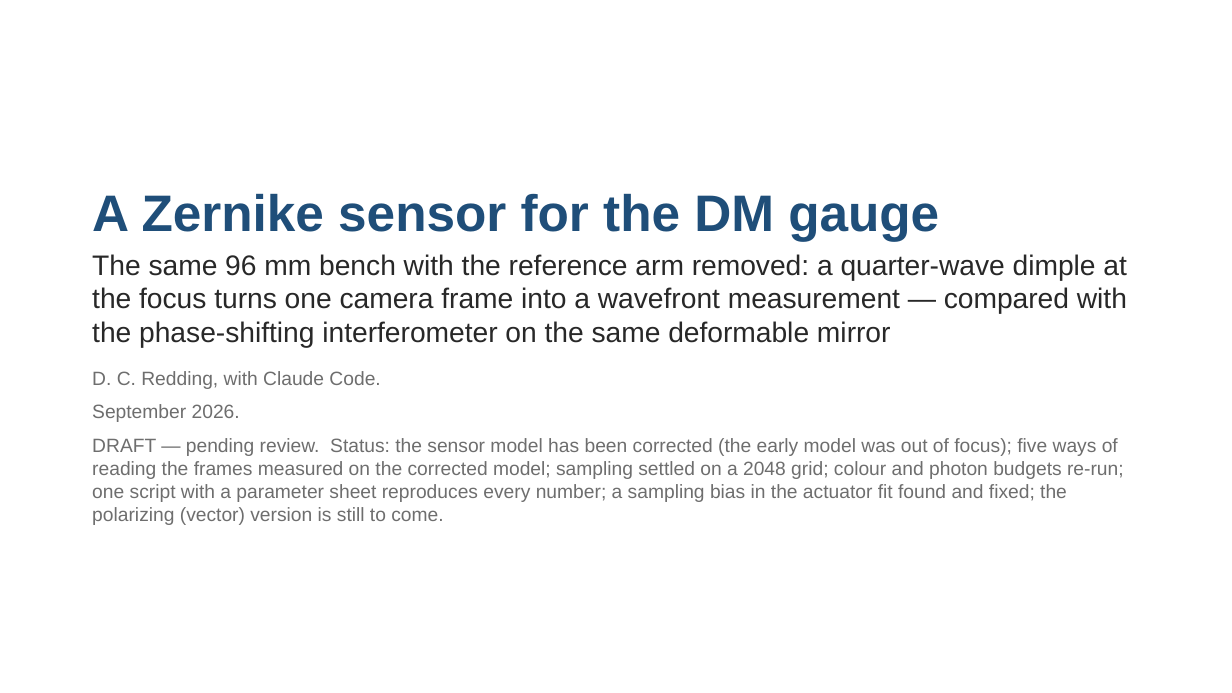
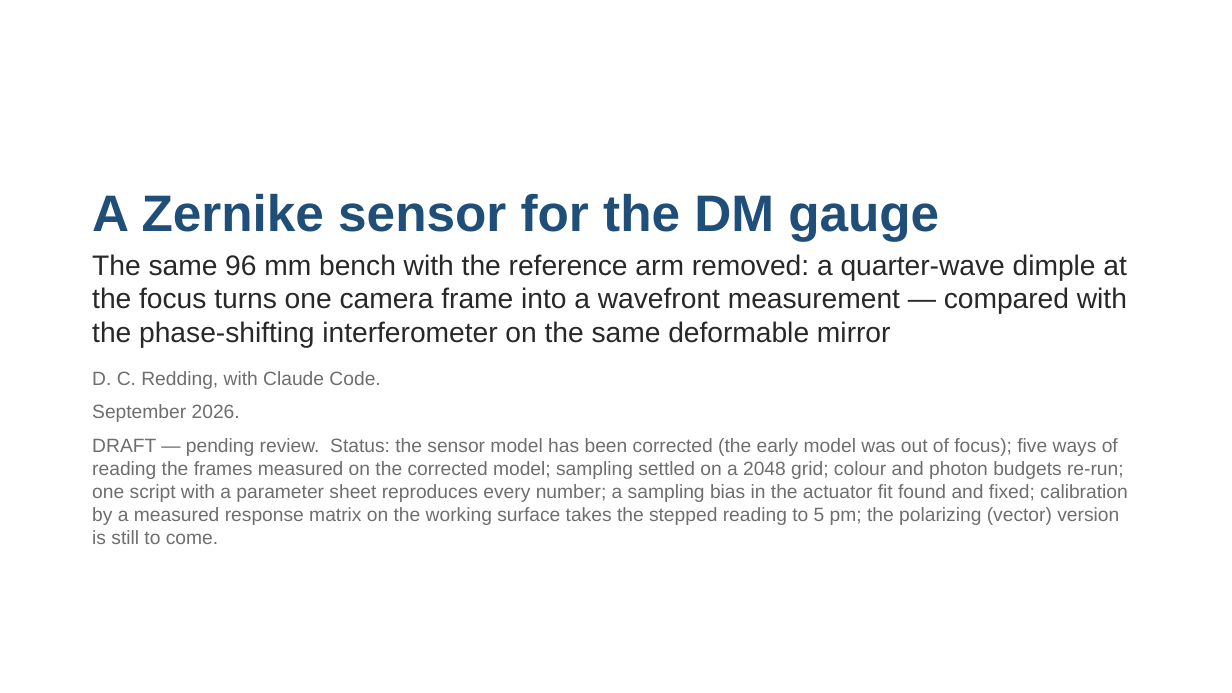
Before and after one commit to nasa-jpl/macos, a slide deck: slide 1 of demo_session/deck_zwfs.pptx. Drawn at 1232x693 pixels with LibreOffice and Linux fonts; fonts in the diff are those of the drawing. Boxes give left, top, right and bottom in pixels: in the first picture for what was removed or moved away, otherwise in the second. Text is boxed around its words. In the diff, an @@ line names an element or a change of style, - is before the commit and + after.

Commit message:
ZWFS S10 record + deck fold 3d (the measured-response-matrix calibration; matrix on the working surface -> 5 pm); slice (resources 8181893)

```diff
--- a/demo_session/deck_zwfs.pptx
+++ b/demo_session/deck_zwfs.pptx
@@ text at (x1=92, y1=438, x2=1128, y2=544): text changed @@
-DRAFT — pending review. Status: the sensor model has been corrected (the early model was out of focus); five ways of reading the frames measured on the corrected model; sampling settled on a 2048 grid; colour and photon budgets re-run; one script with a parameter sheet reproduces every number; a sampling bias in the actuator fit found and fixed; the polarizing (vector) version is still to come.
+DRAFT — pending review. Status: the sensor model has been corrected (the early model was out of focus); five ways of reading the frames measured on the corrected model; sampling settled on a 2048 grid; colour and photon budgets re-run; one script with a parameter sheet reproduces every number; a sampling bias in the actuator fit found and fixed; calibration by a measured response matrix on the working surface takes the stepped reading to 5 pm; the polarizing (vector) version is still to come.
```
Also in this commit, not shown: 5 other slides changed, 1 slide added, 5 other files.
